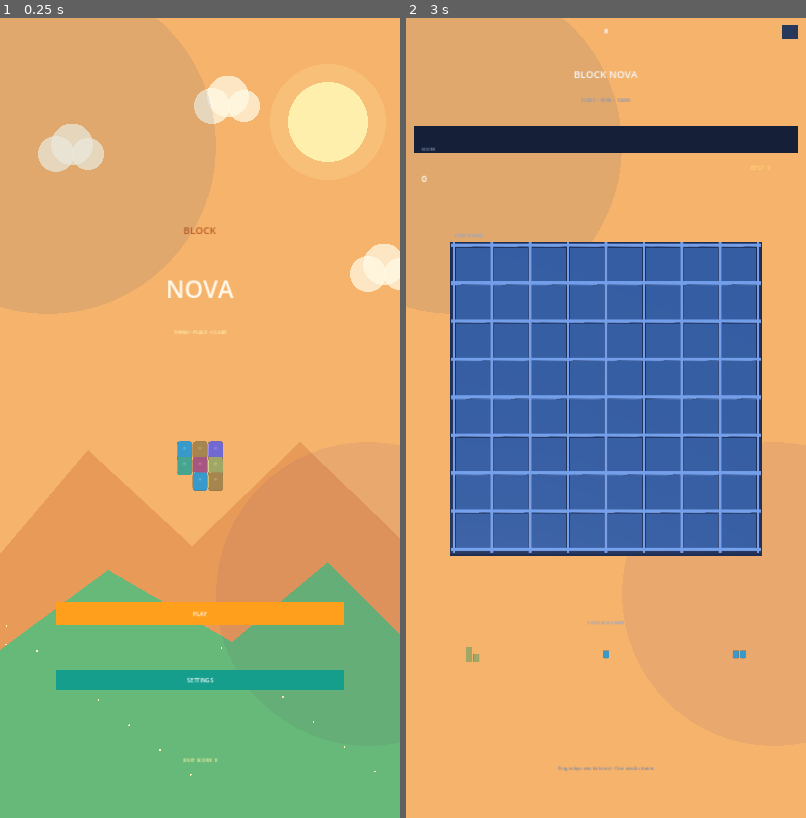
Above: before the commit, frames 1-2 (left to right).
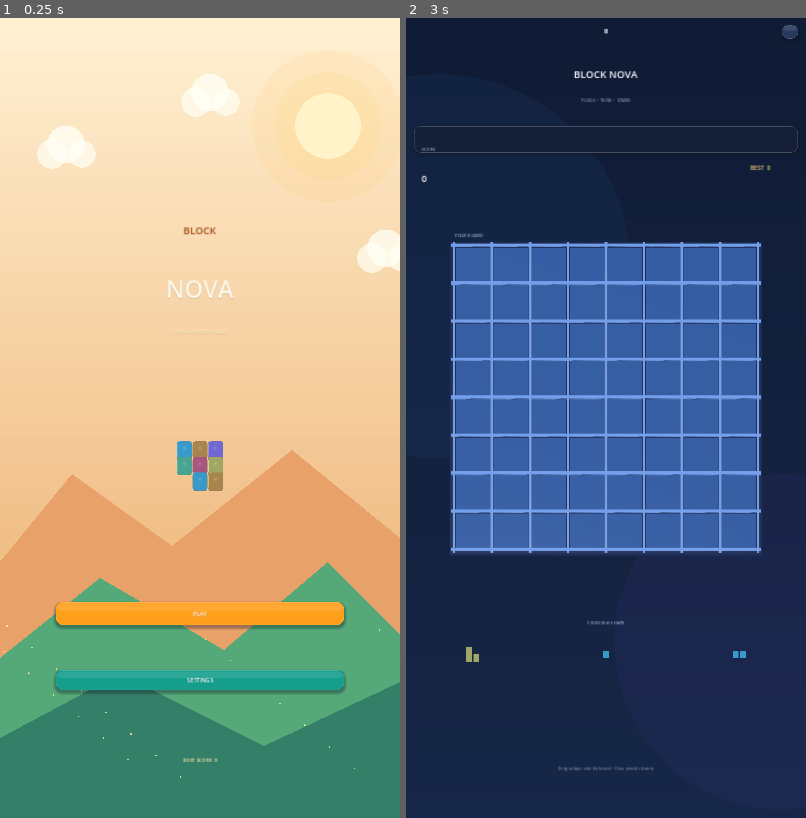
Above: after the commit, the same moments.

Repository: mahdialloui01-art/BlockNova
Game: Godot game, scene res://scenes/main.tscn
The game is run twice, just before and just after one commit, with the same random seed, the same clock (stepped at 60 frames per second) and the same inputs.
Inputs (mouse positions are in pixels of both pictures, inside the frame that each line leads up to):
- Up to frame 1 (0.25 s): no input
- Up to frame 2 (3 s): tap Enter at 0.5, 2 s; move the mouse to (694, 378) at 0.52 s; click (694, 378) at 0.67 s; tap Space at 1.25, 2.75 s; drag from (526, 458) to (586, 578) at 1.27 s; move the mouse to (646, 242) at 2.02 s; click (646, 242) at 2.17 s; drag from (586, 578) to (486, 298) at 2.77 s

The runs differ from the first frame. In frame 1, 73% of the frame differs, in the area x 0-100%, y 0-100%; in frame 2, 66%.

Commit message:
Polish BlockNova UI with high-resolution gradients, lighting and raised controls

Diff:
--- a/scripts/main.gd
+++ b/scripts/main.gd
@@ -99,25 +99,8 @@
 	_layout()
 	var w := size.x
 	var h := size.y
-	draw_rect(Rect2(Vector2.ZERO, size), Color("#F5B36C"))
-	# Sunlit sky, soft clouds and rolling green hills add life to the menu.
-	if screen == Screen.HOME or screen == Screen.SETTINGS:
-		draw_circle(Vector2(size.x * 0.82, size.y * 0.13), size.x * 0.10, Color("#FFF0B0"))
-		draw_circle(Vector2(size.x * 0.82, size.y * 0.13), size.x * 0.145, Color(1.0, 0.92, 0.62, 0.22))
-		for cloud in [Vector2(size.x * 0.14, size.y * 0.17), Vector2(size.x * 0.53, size.y * 0.11), Vector2(size.x * 0.92, size.y * 0.32)]:
-			draw_circle(cloud, size.x * 0.045, Color(1.0, 0.98, 0.90, 0.72))
-			draw_circle(cloud + Vector2(size.x * 0.04, -size.y * 0.012), size.x * 0.052, Color(1.0, 0.98, 0.90, 0.72))
-			draw_circle(cloud + Vector2(size.x * 0.08, 0), size.x * 0.04, Color(1.0, 0.98, 0.90, 0.72))
-		var far_hill := PackedVector2Array([Vector2(0,size.y*0.67),Vector2(size.x*0.22,size.y*0.54),Vector2(size.x*0.48,size.y*0.66),Vector2(size.x*0.75,size.y*0.53),Vector2(size.x,size.y*0.65),Vector2(size.x,size.y),Vector2(0,size.y)])
-		draw_colored_polygon(far_hill, Color("#E89A58"))
-		var near_hill := PackedVector2Array([Vector2(0,size.y*0.79),Vector2(size.x*0.27,size.y*0.69),Vector2(size.x*0.58,size.y*0.78),Vector2(size.x*0.82,size.y*0.68),Vector2(size.x,size.y*0.77),Vector2(size.x,size.y),Vector2(0,size.y)])
-		draw_colored_polygon(near_hill, Color("#66B978"))
-		for i in range(14):
-			var fx := fmod(float(i) * 83.0 + 17.0, size.x)
-			var fy := size.y * (0.76 + fmod(float(i) * 0.031, 0.19))
-			draw_circle(Vector2(fx, fy), 2.5, Color("#FFF3B5"))
-	draw_circle(Vector2(w * 0.12, h * 0.16), w * 0.42, Color(0.12,0.28,0.48,0.10))
-	draw_circle(Vector2(w * 0.92, h * 0.72), w * 0.38, Color(0.38,0.18,0.48,0.08))
+	_draw_background()
+
 	match screen:
 		Screen.HOME:
 			_draw_home()
@@ -191,16 +174,68 @@
 	_draw_button(Rect2(w*0.20,h*0.53,w*0.60,48),primary,Color("#6658E8"))
 	_draw_button(Rect2(w*0.20,h*0.59,w*0.60,42),secondary,Color("#35435F"))
 
+func _draw_background() -> void:
+	var menu_screen := screen == Screen.HOME or screen == Screen.SETTINGS
+	var top_color := Color("#FFF0D2") if menu_screen else Color("#101B35")
+	var bottom_color := Color("#E9A45F") if menu_screen else Color("#172747")
+	# Layered vertical gradient: clean at phone scale and sharp on high-density displays.
+	var bands := 72
+	for i in range(bands):
+		var t := float(i) / float(bands - 1)
+		var band_color := top_color.lerp(bottom_color, t)
+		draw_rect(Rect2(0, size.y * t, size.x, size.y / float(bands) + 2.0), band_color)
+	if menu_screen:
+		# Warm sun halo and soft cloud silhouettes.
+		draw_circle(Vector2(size.x * 0.82, size.y * 0.135), size.x * 0.19, Color(1.0, 0.72, 0.30, 0.10))
+		draw_circle(Vector2(size.x * 0.82, size.y * 0.135), size.x * 0.135, Color(1.0, 0.84, 0.45, 0.18))
+		draw_circle(Vector2(size.x * 0.82, size.y * 0.135), size.x * 0.082, Color("#FFF4C9"))
+		for cloud in [Vector2(size.x * 0.13, size.y * 0.17), Vector2(size.x * 0.49, size.y * 0.105), Vector2(size.x * 0.93, size.y * 0.30)]:
+			draw_circle(cloud, size.x * 0.037, Color(1.0, 1.0, 0.96, 0.70))
+			draw_circle(cloud + Vector2(size.x * 0.035, -size.y * 0.012), size.x * 0.047, Color(1.0, 1.0, 0.96, 0.78))
+			draw_circle(cloud + Vector2(size.x * 0.075, 0), size.x * 0.034, Color(1.0, 1.0, 0.96, 0.70))
+		var far_hill := PackedVector2Array([Vector2(0,size.y*0.68),Vector2(size.x*0.18,size.y*0.57),Vector2(size.x*0.43,size.y*0.66),Vector2(size.x*0.73,size.y*0.54),Vector2(size.x,size.y*0.65),Vector2(size.x,size.y),Vector2(0,size.y)])
+		draw_colored_polygon(far_hill, Color("#E9A16A"))
+		var near_hill := PackedVector2Array([Vector2(0,size.y*0.80),Vector2(size.x*0.25,size.y*0.70),Vector2(size.x*0.56,size.y*0.79),Vector2(size.x*0.82,size.y*0.68),Vector2(size.x,size.y*0.77),Vector2(size.x,size.y),Vector2(0,size.y)])
+		draw_colored_polygon(near_hill, Color("#55A979"))
+		var front_hill := PackedVector2Array([Vector2(0,size.y*0.90),Vector2(size.x*0.30,size.y*0.82),Vector2(size.x*0.66,size.y*0.91),Vector2(size.x,size.y*0.83),Vector2(size.x,size.y),Vector2(0,size.y)])
+		draw_colored_polygon(front_hill, Color("#347F68"))
+		for i in range(22):
+			var fx := fmod(float(i) * 67.0 + 19.0, size.x)
+			var fy := size.y * (0.76 + fmod(float(i) * 0.027, 0.20))
+			draw_circle(Vector2(fx, fy), 2.2, Color(1.0, 0.94, 0.65, 0.78))
+	else:
+		# Restrained ambient light pools keep the play board readable.
+		draw_circle(Vector2(size.x * 0.08, size.y * 0.31), size.x * 0.48, Color(0.18, 0.48, 0.76, 0.075))
+		draw_circle(Vector2(size.x * 0.94, size.y * 0.78), size.x * 0.42, Color(0.42, 0.24, 0.76, 0.07))
+
 func _draw_panel(rect: Rect2,color: Color,radius: float) -> void:
-	# Fast primitive fill avoids StyleBox allocation and cache-key work during drag.
-	draw_rect(rect,color,true)
+	var shadow := StyleBoxFlat.new()
+	shadow.bg_color = Color(0.035, 0.07, 0.13, 0.30)
+	shadow.set_corner_radius_all(int(radius))
+	shadow.shadow_color = Color(0.04, 0.07, 0.12, 0.34)
+	shadow.shadow_size = 9
+	shadow.shadow_offset = Vector2(0, 6)
+	draw_style_box(shadow, rect)
+	var panel := StyleBoxFlat.new()
+	panel.bg_color = color
+	panel.set_corner_radius_all(int(radius))
+	panel.set_border_width_all(1)
+	panel.border_color = color.lightened(0.22)
+	draw_style_box(panel, rect)
+	draw_line(rect.position + Vector2(radius, 1.5), Vector2(rect.end.x - radius, rect.position.y + 1.5), Color(1, 1, 1, 0.18), 1.5, true)
 
 func _draw_button(rect: Rect2,label: String,color: Color) -> void:
-	_draw_panel(rect,color,14)
+	_draw_panel(rect, color, 18)
+	var sheen := StyleBoxFlat.new()
+	sheen.bg_color = Color(1, 1, 1, 0.10)
+	sheen.set_corner_radius_all(14)
+	draw_style_box(sheen, Rect2(rect.position + Vector2(5, 4), Vector2(rect.size.x - 10, rect.size.y * 0.32)))
 	_draw_text(label,Vector2(0,rect.position.y+rect.size.y*0.62),15,Color.WHITE,HORIZONTAL_ALIGNMENT_CENTER,size.x)
 
 func _draw_text(value: String,pos: Vector2,font_size: int,color: Color,align: HorizontalAlignment=HORIZONTAL_ALIGNMENT_LEFT,width: float=-1.0) -> void:
-	draw_string(font,pos,value,align,width if width>0 else 300.0,font_size,color)
+	var text_width := width if width > 0 else 300.0
+	draw_string(font, pos + Vector2(0, 2), value, align, text_width, font_size, Color(0.12, 0.16, 0.22, 0.22))
+	draw_string(font,pos,value,align,text_width,font_size,color)
 
 func _input(event: InputEvent) -> void:
 	if event is InputEventScreenTouch:
